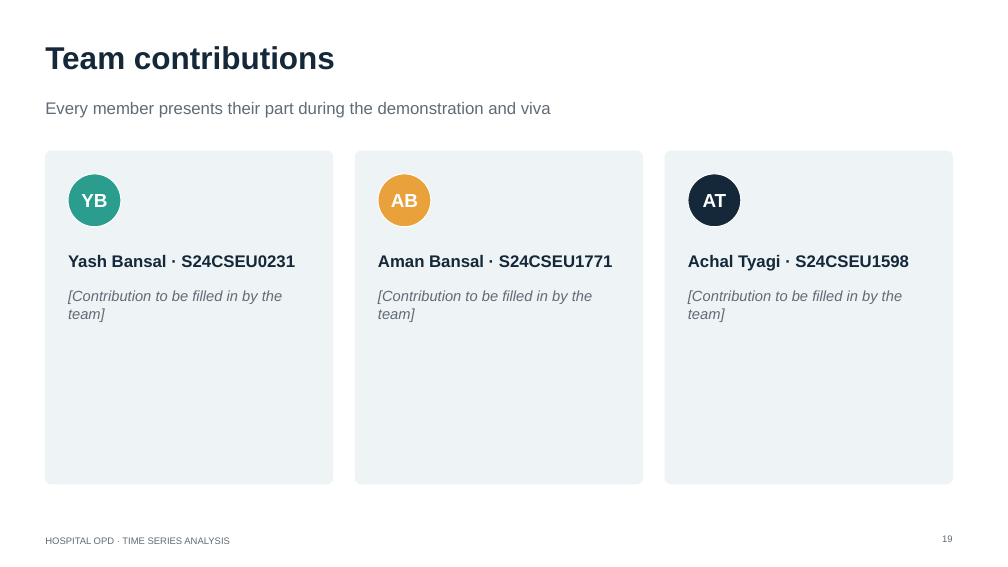
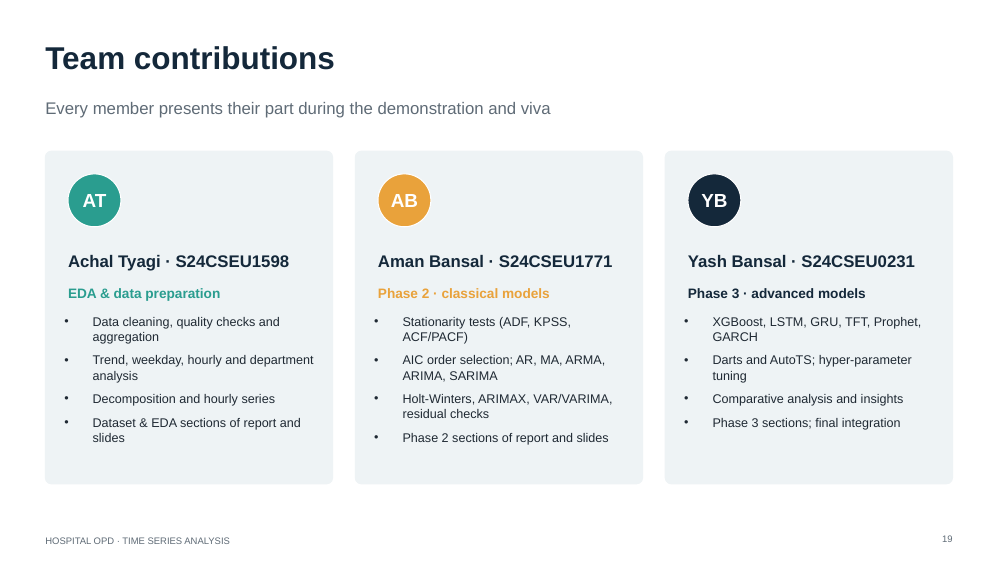
Before and after one commit to YashBansal26/Hospital-OPD-Time-Series-Analysis, a slide deck: slide 19 of presentations/Hospital_OPD_Time_Series_Analysis_Final.pptx. Drawn at 1008x567 pixels with LibreOffice and Linux fonts; fonts in the diff are those of the drawing. Boxes give left, top, right and bottom in pixels: in the first picture for what was removed or moved away, otherwise in the second. Text is boxed around its words. In the diff, an @@ line names an element or a change of style, - is before the commit and + after.

Commit message:
Add team contributions to report and presentation

```diff
--- a/presentations/Hospital_OPD_Time_Series_Analysis_Final.pptx
+++ b/presentations/Hospital_OPD_Time_Series_Analysis_Final.pptx
@@ text "AT": place and size @@
-text "AT" at <box>703,194,727,207</box>
+text "AT" at <box>83,194,107,207</box>
@@ text "YB": place and size @@
-text "YB" at <box>81,194,107,207</box>
+text "YB" at <box>701,194,727,207</box>
@@ text "Achal Tyagi · S24CSEU1598": place and size @@
-text "Achal Tyagi · S24CSEU1598" at <box>688,255,909,271</box>
+text "Achal Tyagi · S24CSEU1598" at <box>68,255,290,271</box>
@@ text "Yash Bansal · S24CSEU0231": place and size @@
-text "Yash Bansal · S24CSEU0231" at <box>68,255,295,267</box>
+text "Yash Bansal · S24CSEU0231" at <box>688,255,915,267</box>
@@ text removed at <box>68,290,282,322</box> @@
-[Contribution to be filled in by the team]
@@ text added at <box>68,288,220,301</box>, 13 pt, text #2A9D8F, bold @@
+EDA & data preparation
@@ text removed at <box>378,290,592,322</box> @@
-[Contribution to be filled in by the team]
@@ text added at <box>378,288,550,298</box>, 13 pt, text #E9A23B, bold @@
+Phase 2 · classical models
@@ text removed at <box>688,290,902,322</box> @@
-[Contribution to be filled in by the team]
@@ text added at <box>688,288,866,298</box>, 13 pt, text #14283A, bold @@
+Phase 3 · advanced models
@@ text added at <box>93,317,314,442</box>, 12 pt, text #1F2933 @@
+• Data cleaning, quality checks and aggregation
+• Trend, weekday, hourly and department analysis
+• Decomposition and hourly series
+• Dataset & EDA sections of report and slides
@@ text added at <box>403,317,612,445</box>, 12 pt, text #1F2933 @@
+• Stationarity tests (ADF, KPSS, ACF/PACF)
+• AIC order selection; AR, MA, ARMA, ARIMA, SARIMA
+• Holt-Winters, ARIMAX, VAR/VARIMA, residual checks
+• Phase 2 sections of report and slides
@@ text added at <box>713,317,922,430</box>, 12 pt, text #1F2933 @@
+• XGBoost, LSTM, GRU, TFT, Prophet, GARCH
+• Darts and AutoTS; hyper-parameter tuning
+• Comparative analysis and insights
+• Phase 3 sections; final integration
```
Also in this commit, not shown: 1 other file.
